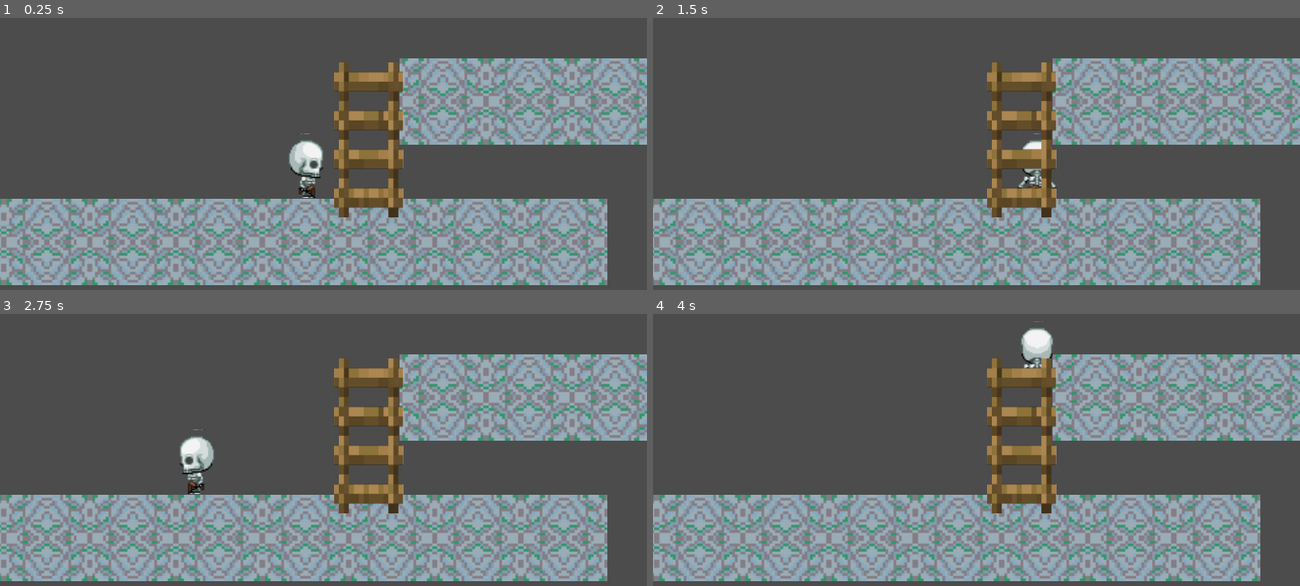
Above: before the commit, frames 1-4 (two rows, left to right).
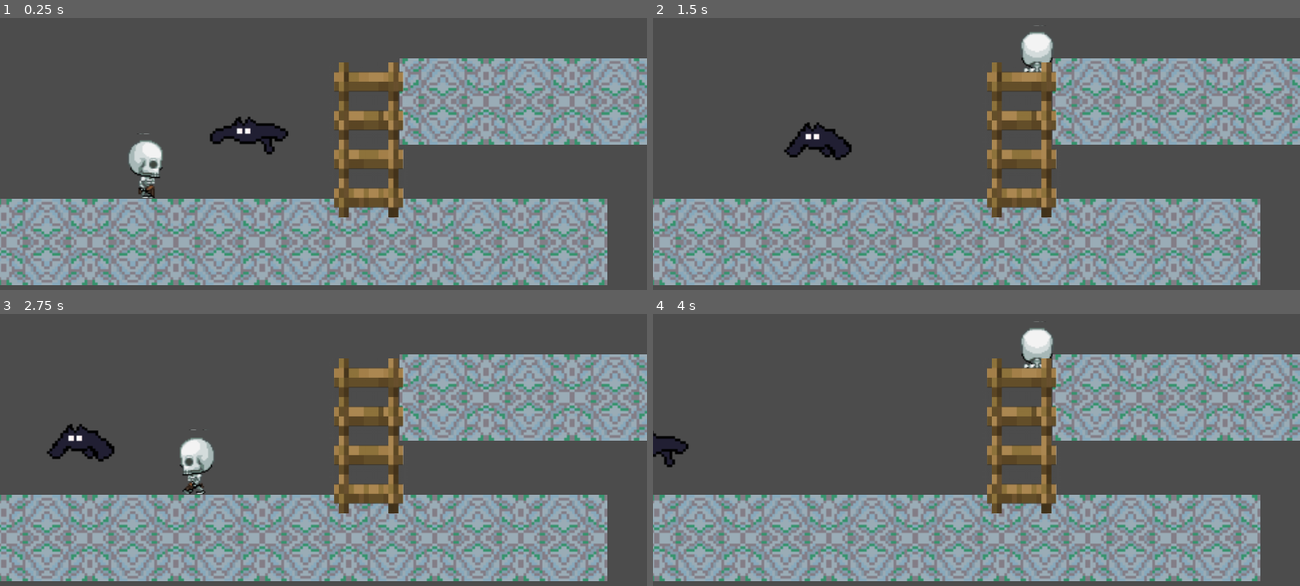
Above: after the commit, the same moments.

Repository: SpookyBois-UTD/Untitled-Skeleton-Game
Game: Godot game, scene res://Scenes/Test.tscn
The game is run twice, just before and just after one commit, with the same random seed, the same clock (stepped at 60 frames per second) and the same inputs.
Inputs:
- Up to frame 1 (0.25 s): no input
- Up to frame 2 (1.5 s): hold Shift (player_run) 0.53-1.28 s; hold D (player_right) from 0.53 s (still down); tap Space (player_jump) at 0.77 s; tap Shift (player_run) at 1.35 s
- Up to frame 3 (2.75 s): tap Space (player_jump) at 1.52 s; release D (player_right) at 2.03 s; hold A (player_left) from 2.03 s (still down); hold Shift (player_run) from 2.03 s (still down)
- Up to frame 4 (4 s): release A (player_left) at 2.78 s; release Shift (player_run) at 2.78 s; hold D (player_right) from 2.78 s (still down); tap Shift (player_run) at 2.85 s; tap Space (player_jump) at 3.02, 3.77 s; hold Shift (player_run) from 3.53 s (still down)

The runs differ from the first frame. In frame 1, 2.3% of the frame differs, in the area x 19-50%, y 36-67%; in frame 2, 1.7%; in frame 3, 1.2%; in frame 4, 0.4%.

Commit message:
Fixed collision with bat

Diff:
--- a/Scenes/Batty.tscn
+++ b/Scenes/Batty.tscn
@@ -28,7 +28,7 @@
 [node name="Batty" type="KinematicBody2D"]
 position = Vector2( 175.073, 77.4066 )
 collision_layer = 4
-collision_mask = 7
+collision_mask = 5
 script = ExtResource( 2 )
 __meta__ = {
 "_edit_group_": true
--- a/Scenes/SkeletonOneLeg.tscn
+++ b/Scenes/SkeletonOneLeg.tscn
@@ -74,7 +74,7 @@
 [node name="SkeletonOneLeg" type="KinematicBody2D"]
 position = Vector2( 100, 100 )
 collision_layer = 2
-collision_mask = 13
+collision_mask = 2147483649
 script = ExtResource( 2 )
 gravity = 1000
 jump_power = -300
--- a/Scenes/Test.tscn
+++ b/Scenes/Test.tscn
@@ -1,14 +1,15 @@
-[gd_scene load_steps=4 format=2]
+[gd_scene load_steps=5 format=2]
 
 [ext_resource path="res://Scenes/Platform.tscn" type="PackedScene" id=1]
 [ext_resource path="res://Scenes/SkeletonOneLeg.tscn" type="PackedScene" id=2]
 [ext_resource path="res://Scenes/ladder.tscn" type="PackedScene" id=3]
+[ext_resource path="res://Scenes/Batty.tscn" type="PackedScene" id=4]
 
 [node name="Test" type="Node2D"]
 position = Vector2( 226.697, 237.488 )
 
 [node name="SkeletonOneLeg" parent="." instance=ExtResource( 2 )]
-position = Vector2( 1.05943, -64.4054 )
+position = Vector2( -117.996, -67.5802 )
 jump_power = -400
 
 [node name="Platform" parent="." instance=ExtResource( 1 )]
@@ -59,3 +60,6 @@
 position = Vector2( 293.586, -104.652 )
 
 [node name="ladder" parent="." instance=ExtResource( 3 )]
+
+[node name="Batty" parent="." instance=ExtResource( 4 )]
+position = Vector2( -30.6916, -69.8378 )
